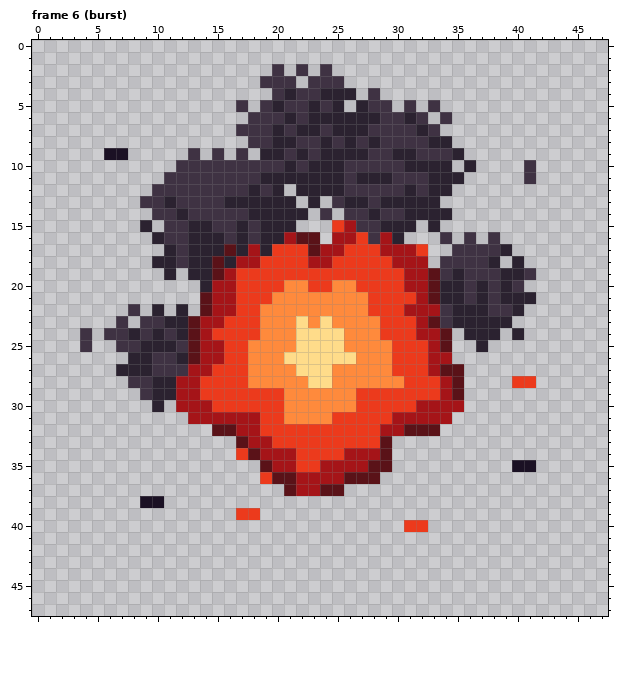
Two states of a pixel-art file, assets/source/vfx/explosion/vfx_01.ase. Above: the version before the commit.
48x48 pixels, 12 frames. Colours within 5 levels of each other are drawn and written as one. Shown: frame 6 (burst). The commit also changed other frames, which this record leaves out.
Once edited:
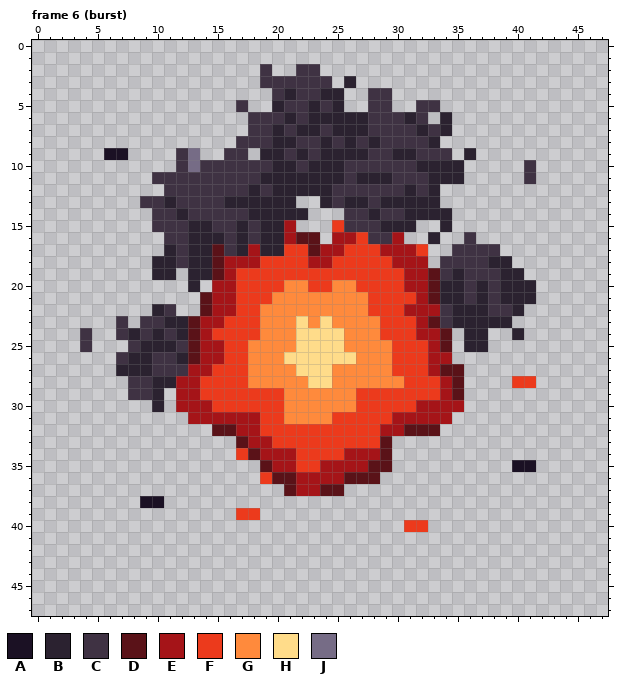
Palette (. is transparent): A #1b1124  B #2b2230  C #3f3243  D #5a1218  E #a51418  F #ec3a1c  G #ff8a3c  H #ffdc8a  J #766c86
From old to new:
{"where": "frame 6 (burst)"}
{"frame":6,"y":2,"x":19,"old":".C","new":"C."}
{"frame":6,"y":2,"x":23,"old":".C","new":"C."}
{"frame":6,"y":3,"x":22,"old":".","new":"C"}
{"frame":6,"y":3,"x":25,"old":"C.","new":".B"}
{"frame":6,"y":4,"x":26,"old":"B","new":"."}
{"frame":6,"y":4,"x":29,"old":".","new":"C"}
{"frame":6,"y":5,"x":19,"old":"C","new":"."}
{"frame":6,"y":5,"x":27,"old":"B","new":"."}
{"frame":6,"y":5,"x":31,"old":"C.","new":".C"}
{"frame":6,"y":6,"x":28,"old":"B","new":"C"}
{"frame":6,"y":6,"x":34,"old":"C","new":"B"}
{"frame":6,"y":7,"x":17,"old":"C","new":"."}
{"frame":6,"y":7,"x":34,"old":".","new":"B"}
{"frame":6,"y":8,"x":17,"old":".","new":"C"}
{"frame":6,"y":8,"x":34,"old":"B","new":"."}
{"frame":6,"y":9,"x":12,"old":".C","new":"CJ"}
{"frame":6,"y":9,"x":15,"old":"C.","new":".C"}
{"frame":6,"y":9,"x":35,"old":"B.","new":".B"}
{"frame":6,"y":10,"x":13,"old":"C","new":"J"}
{"frame":6,"y":10,"x":20,"old":"C","new":"B"}
{"frame":6,"y":10,"x":31,"old":"B","new":"C"}
{"frame":6,"y":10,"x":35,"old":".B","new":"B."}
{"frame":6,"y":11,"x":10,"old":".","new":"C"}
{"frame":6,"y":12,"x":10,"old":"C","new":"."}
{"frame":6,"y":12,"x":21,"old":".","new":"B"}
{"frame":6,"y":12,"x":25,"old":"B","new":"C"}
{"frame":6,"y":12,"x":34,"old":"B","new":"."}
{"frame":6,"y":13,"x":23,"old":"B.","new":".B"}
{"frame":6,"y":14,"x":24,"old":"C","new":"."}
{"frame":6,"y":15,"x":9,"old":"B.","new":".C"}
{"frame":6,"y":15,"x":21,"old":"B","new":"E"}
{"frame":6,"y":15,"x":26,"old":"E","new":"C"}
{"frame":6,"y":15,"x":33,"old":"B.","new":".B"}
{"frame":6,"y":16,"x":10,"old":"B","new":"."}
{"frame":6,"y":16,"x":29,"old":"EB","new":"CE"}
{"frame":6,"y":16,"x":33,"old":".C","new":"B."}
{"frame":6,"y":16,"x":38,"old":"C","new":"."}
{"frame":6,"y":17,"x":15,"old":"BD","new":"DC"}
{"frame":6,"y":17,"x":20,"old":"F","new":"B"}
{"frame":6,"y":17,"x":39,"old":"B","new":"."}
{"frame":6,"y":18,"x":16,"old":"B","new":"E"}
{"frame":6,"y":18,"x":39,"old":".B","new":"B."}
{"frame":6,"y":19,"x":10,"old":".","new":"B"}
{"frame":6,"y":19,"x":41,"old":"C","new":"."}
{"frame":6,"y":20,"x":13,"old":".B","new":"B."}
{"frame":6,"y":20,"x":40,"old":"C.","new":"BB"}
{"frame":6,"y":22,"x":8,"old":"C","new":"."}
{"frame":6,"y":22,"x":11,"old":".B","new":"C."}
{"frame":6,"y":24,"x":6,"old":"C","new":"."}
{"frame":6,"y":24,"x":38,"old":"B","new":"."}
{"frame":6,"y":25,"x":7,"old":"C","new":"."}
{"frame":6,"y":25,"x":36,"old":".","new":"B"}
{"frame":6,"y":26,"x":7,"old":".","new":"C"}
{"frame":6,"y":29,"x":8,"old":".","new":"C"}
{"frame":6,"y":29,"x":11,"old":"B","new":"."}
{"label":"changed","picture_box":[104,64,536,400]}
